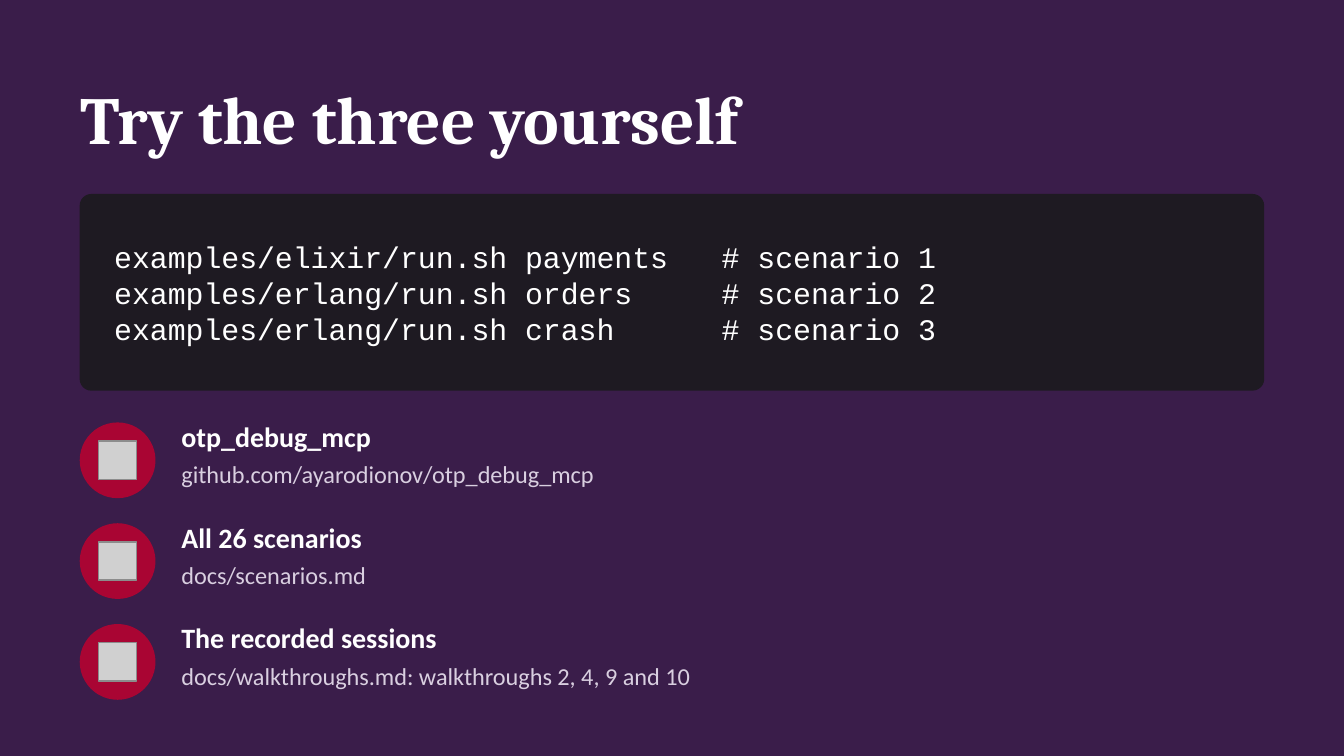
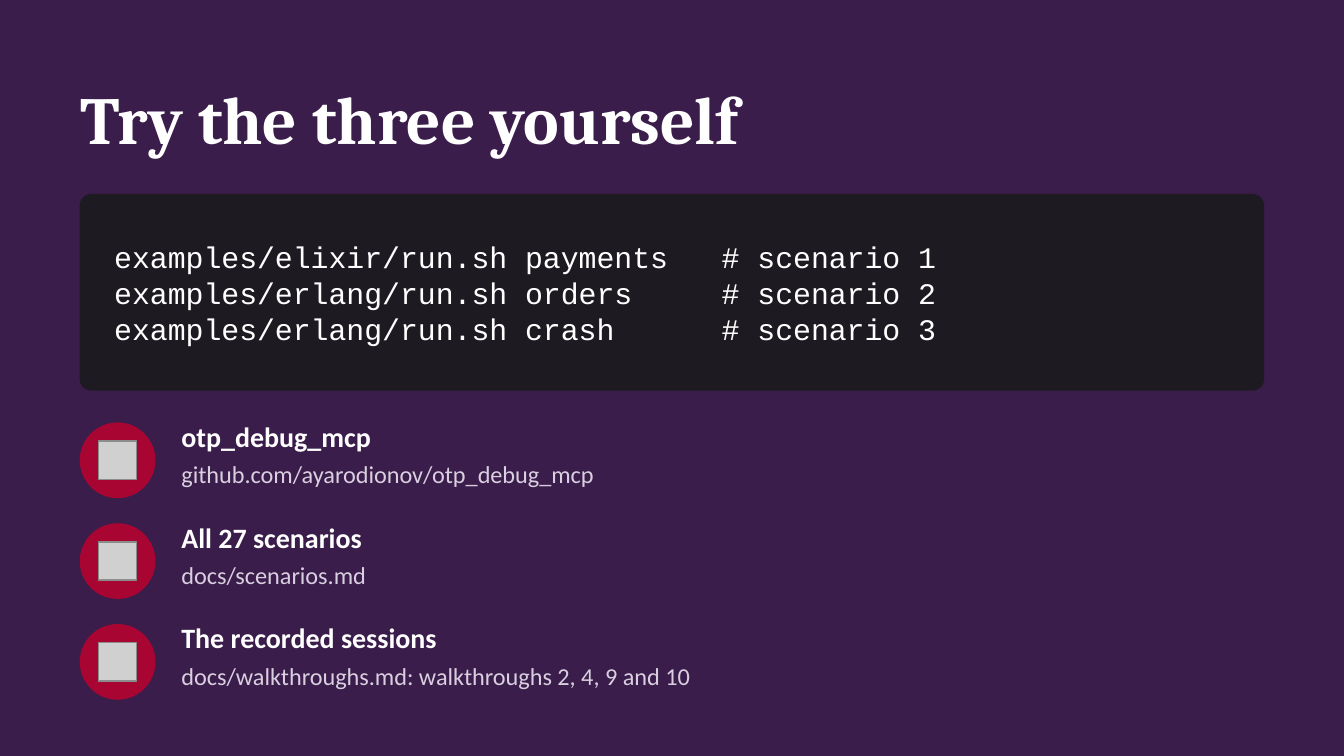
Before and after one commit to ayarodionov/otp_debug_mcp, a slide deck: slide 14 of talks/three-scenarios.pptx. Drawn at 1344x756 pixels with LibreOffice and Linux fonts; fonts in the diff are those of the drawing; grey boxes stand for pictures. Boxes give left, top, right and bottom in pixels: in the first picture for what was removed or moved away, otherwise in the second. Text is boxed around its words. In the diff, an @@ line names an element or a change of style, - is before the commit and + after.

```diff
--- a/talks/three-scenarios.pptx
+++ b/talks/three-scenarios.pptx
@@ text at [181,528,362,548]: text changed @@
-All 26 scenarios
+All 27 scenarios
```
Also in this commit, not shown: 11 other files.
